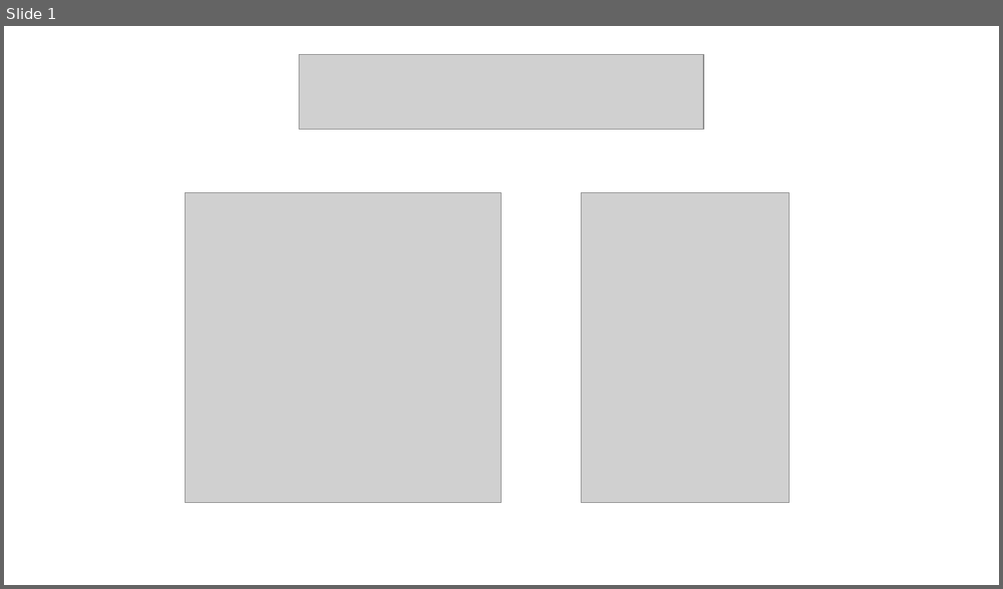
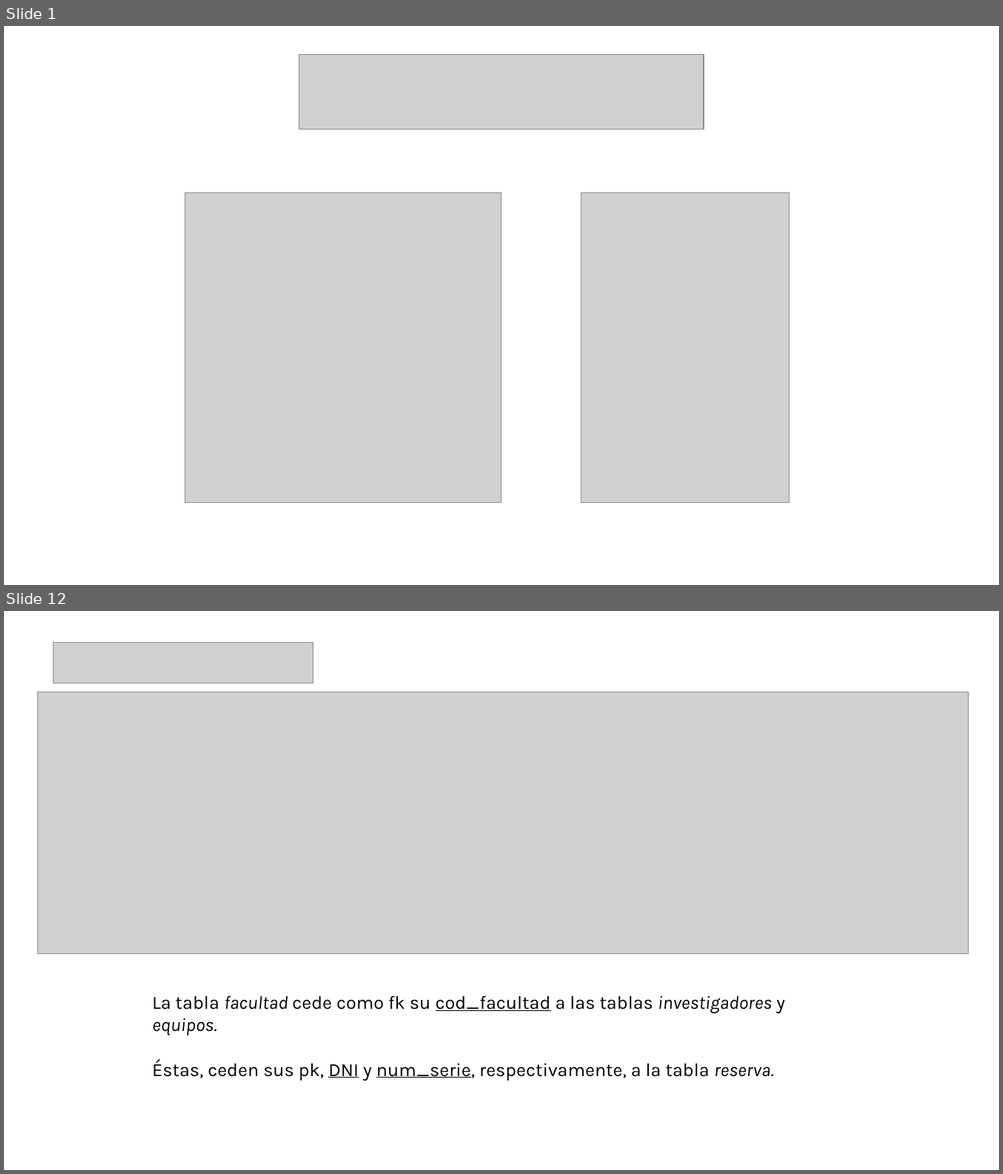
Before and after one commit to AchillesD9-Alex/-2024-Java-Angular-Bootcamp, a slide deck: [JAVA]/C3/TA14/ta14.pptx. Shown one above the other, each under a label of ours: slide 1 before the commit, slides 1 and 12 after it; the slides between them are not shown. The pictures are 1003x589 and 1003x1174 pixels, drawn with LibreOffice and Linux fonts; fonts in the diff are those of the drawing; grey boxes stand for pictures. Boxes give left, top, right and bottom in pixels: in the first picture for what was removed or moved away, otherwise in the second. Text is boxed around its words. In the diff, an @@ line names an element or a change of style, - is before the commit and + after.

```diff
--- a/[JAVA]/C3/TA14/ta14.pptx
+++ b/[JAVA]/C3/TA14/ta14.pptx
@@ slide 12 added at [4,611,999,1170], background #FFFFFF @@
@@ picture added at [54,642,313,683] @@
@@ picture added at [37,692,968,954] @@
@@ text added at [152,996,785,1081], 18 pt, text #000000 @@
+La tabla facultad cede como fk su cod_facultad a las tablas investigadores y equipos.
+Éstas, ceden sus pk, DNI y num_serie, respectivamente, a la tabla reserva.
```
Also in this commit, not shown: 11 other slides added, 8 slides removed, 1 other file.
